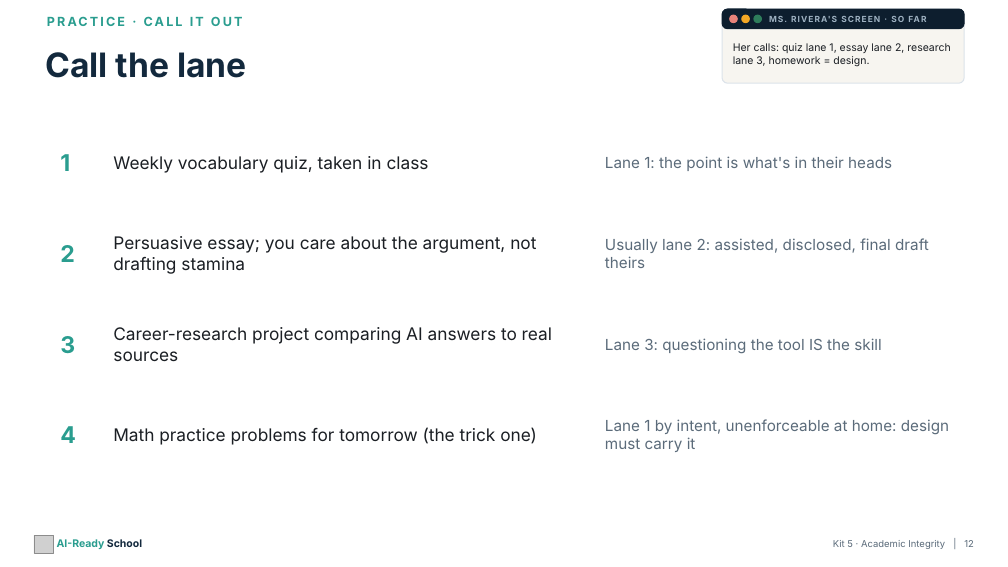
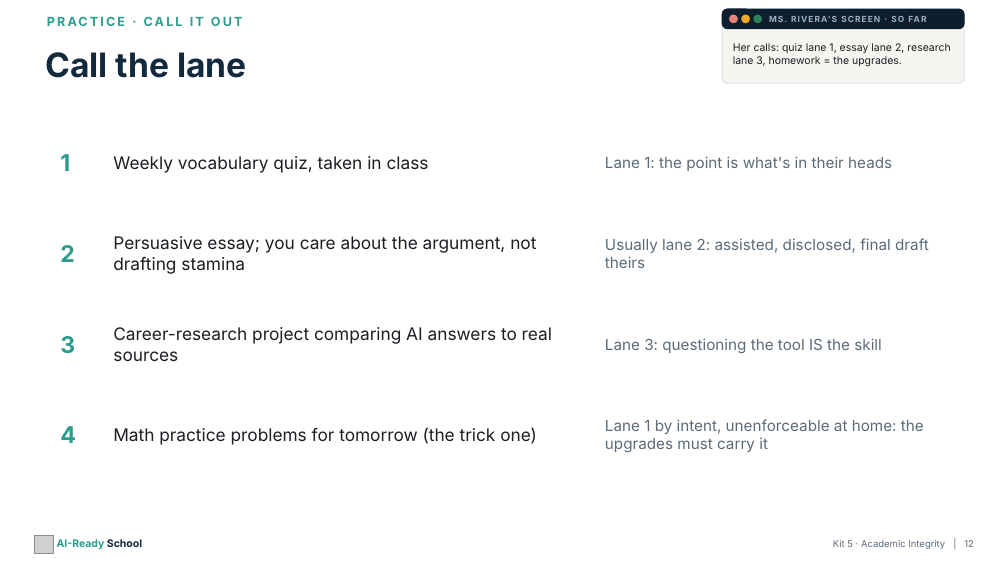
Before and after one commit to aspinozzi1/Ai-School-Ready, a slide deck: slide 12 of kits/kit05/Kit05_PresentationDeck.pptx. Drawn at 1008x567 pixels with LibreOffice and Linux fonts; fonts in the diff are those of the drawing; grey boxes stand for pictures. Boxes give left, top, right and bottom in pixels: in the first picture for what was removed or moved away, otherwise in the second. Text is boxed around its words. In the diff, an @@ line names an element or a change of style, - is before the commit and + after.

```diff
--- a/kits/kit05/Kit05_PresentationDeck.pptx
+++ b/kits/kit05/Kit05_PresentationDeck.pptx
@@ text at (x1=733, y1=43, x2=950, y2=67): text changed @@
-Her calls: quiz lane 1, essay lane 2, research lane 3, homework = design.
+Her calls: quiz lane 1, essay lane 2, research lane 3, homework = the upgrades.
@@ text at (x1=605, y1=419, x2=924, y2=453): text changed @@
-Lane 1 by intent, unenforceable at home: design must carry it
+Lane 1 by intent, unenforceable at home: the upgrades must carry it
```
Also in this commit, not shown: 14 other slides changed, 19 other files.
